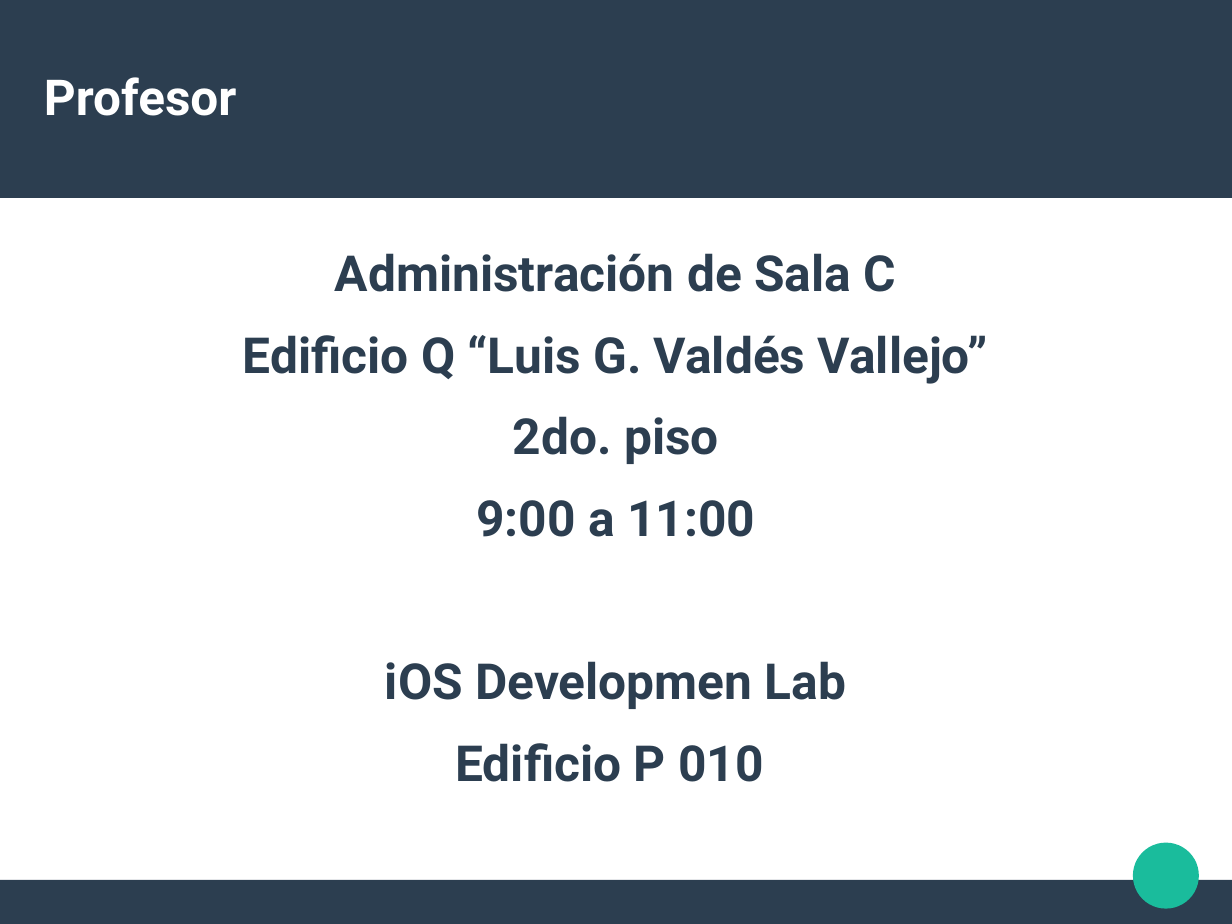
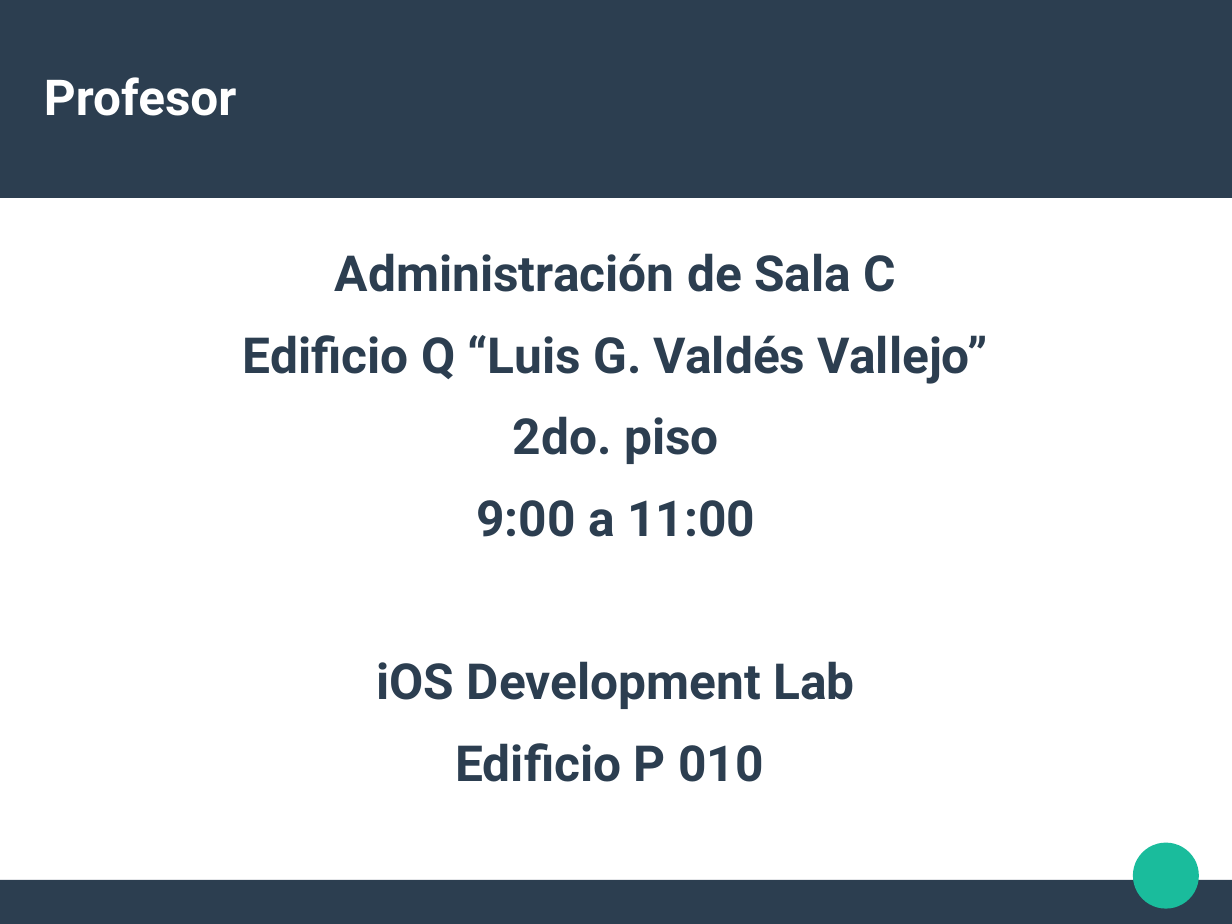
Before and after one commit to liowiki/EDA1-20192, a slide deck: slide 3 of Presentacion.odp. Drawn at 1232x924 pixels with LibreOffice and Linux fonts; fonts in the diff are those of the drawing. Boxes give left, top, right and bottom in pixels: in the first picture for what was removed or moved away, otherwise in the second. Text is boxed around its words. In the diff, an @@ line names an element or a change of style, - is before the commit and + after.

```diff
--- a/Presentacion.odp
+++ b/Presentacion.odp
@@ text at [376, 661, 854, 709]: text changed @@
-iOS Developmen Lab
+iOS Development Lab
```
Also in this commit, not shown: 1 other slide changed, 6 slides added, 1 slide removed.
